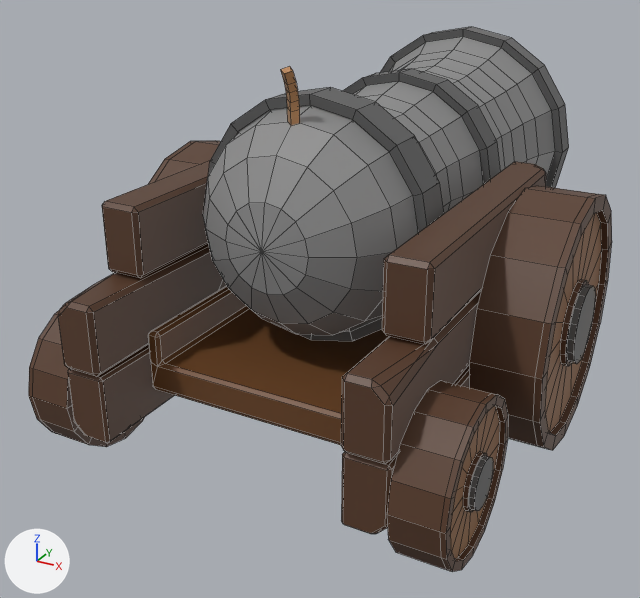
Renders of the Blender file Assets/Art/Blender/Cannons/Cannon.blend from each side of a commit.
The view is the same before and after, from a 50 mm camera at (3.51, -6.75, 4.55) aimed at (-0.27, 0.12, 1.11). Lighting does not change. The marker at lower left points along +X, +Y and +Z. Mesh edges are drawn as thin lines.

Objects in the first picture: 'Cannon_Back', 'Cannon_Front', 'Cannon_Platform', 'Wheels'.
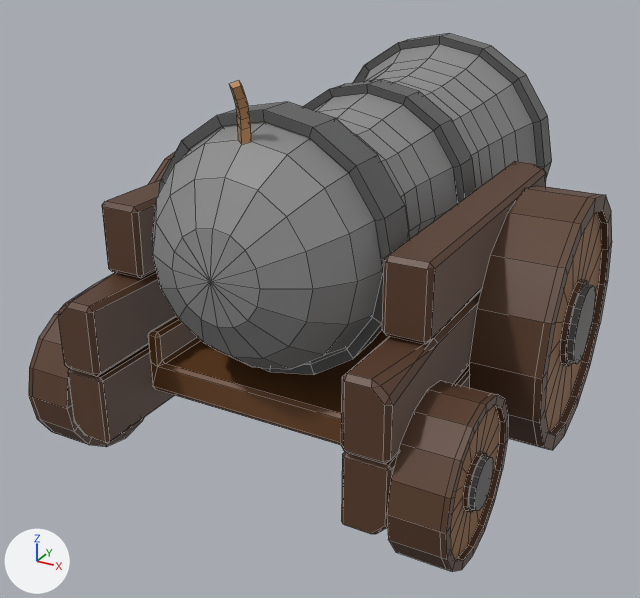
The newer file is also rescaled (x0.4), turned or shifted as a whole; pictures and numbers use the older file's frame.

Changed parts and their boxes (x1, y1, x2, y2) in the pictures (640 x 598 px):
```json
{"object": "Cannon_Back", "change": "mesh moved", "before": [203, 66, 418, 335], "after": [152, 80, 382, 370]}
{"object": "Cannon_Front", "change": "mesh moved", "before": [208, 26, 569, 341], "after": [159, 33, 552, 375]}
```

Edits to the scene script, one JSON object a line:
```json
{"block": "me_sphere", "where": "me_sphere.from_pydata(...)  # 368 vertices, 368 faces; spans x -1.23..1.23, y -1.23..1.23, z -0.01..4.64"}
{"block": "me_sphere", "where": "# used by ob_cannon_front; location = (0.0, -0.53, 2.12); rotation_euler = (-1.571, 1.571, 0.0), in degrees (-90, 90, 0); scale = (1.0, 1.0, 0.822)"}
{"block": "me_sphere", "change": "me_sphere part 1: the whole mesh is moved by (0.0, 0.0, -0.84)"}
{"block": "me_sphere_001", "where": "me_sphere_001.from_pydata(...)  # 153 vertices, 165 faces; spans x -2.35..0.0, y -1.0..1.0, z -1.0..0.0"}
{"block": "me_sphere_001", "where": "# used by ob_cannon_back; location = (0.0, -0.48, 1.12); rotation_euler = (-1.571, 1.571, 0.0), in degrees (-90, 90, 0); scale = (1.0, 1.0, 0.822)"}
{"block": "me_sphere_001", "change": "me_sphere_001 part 2: the whole mesh is moved by (0.0, 0.0, -0.84)"}
```
